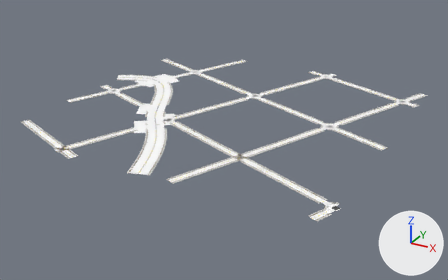
One commit to the glTF model game/assets/city/roads/roads_2_-2.gltf: the scene before it, then after it.
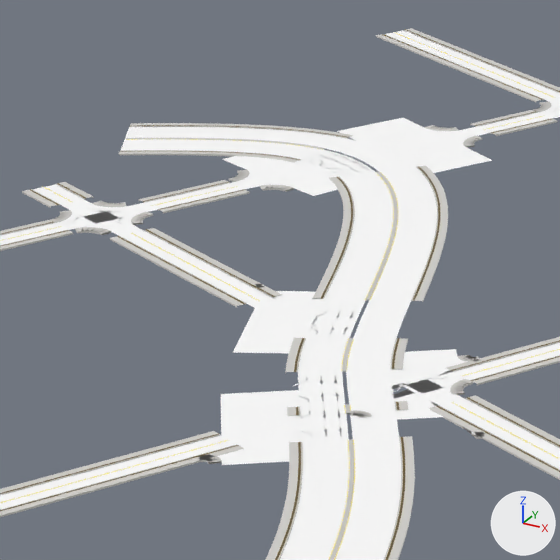
Each version is shown whole from a camera (50 mm lens) standing at (1723.0, -53.0, 356.0) and looking at (1282.0, 748.0, -44.0), then close up on the part from 21% to 43% of the width and 19% to 53% of the height. Lighting does not change. The marker at lower right points along +X, +Y and +Z. The last two pictures show the newer version. Objects named as collision shapes, trigger or cutter boxes, shadow casters or lower levels of detail are left out. Vertices at exactly the same position are counted once.

In view in the first close-up: 'roads_2_-2_Road_Tactile_Strip', 'roads_2_-2_SH_kerb', 'roads_2_-2_SH_road_marking_white', 'roads_2_-2_SH_road_marking_yellow', 'roads_2_-2_SH_sidewalk', 'roads_2_-2_SH_wet_asphalt'.
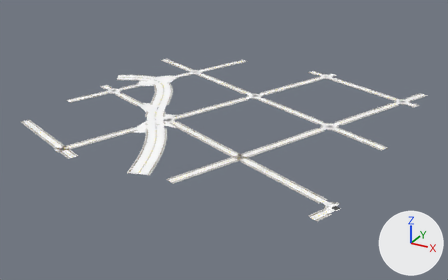
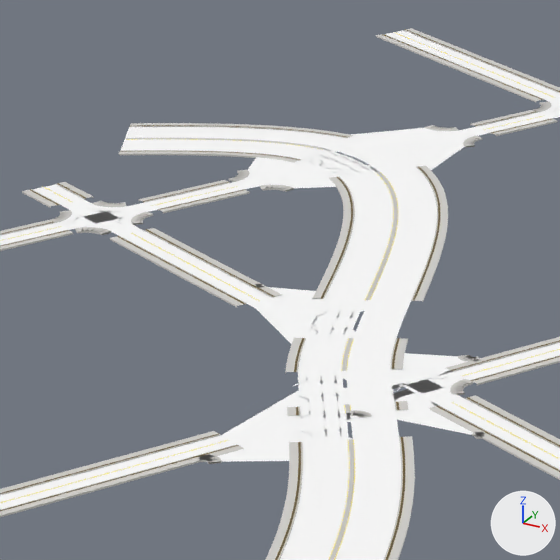
Pixel boxes [x1, y1, x2, y2] of what changed, in the close-ups (560 x 560 px; the box of a moved part takes in the faces that stretch with it):
part 1 of me_roads_2__2_sh_wet_asphalt, moved or reshaped
    before: [221, 118, 492, 465]
    after: [222, 128, 471, 462]

The change in detail:
me_roads_2__2_sh_wet_asphalt has 12306 vertices, 22221 faces and spans x 1013.0..1542.0, y 508.0..1030.0, z 0.0.
me_roads_2__2_sh_wet_asphalt is used by ob_roads_2__2_sh_wet_asphalt; location (0.0, 0.0, 0.0).
me_roads_2__2_sh_wet_asphalt part 1: 80 of 12306 vertices moved; they spanned x 1058.0..1246.0, y 618.0..878.0, z 0.0 and now span x 1063.0..1242.0, y 622.0..867.0, z 0.0; mean shift (2.0, -1.0, 0.0); largest move (1084.0, 878.0, 0.0) -> (1074.0, 850.0, 0.0).
